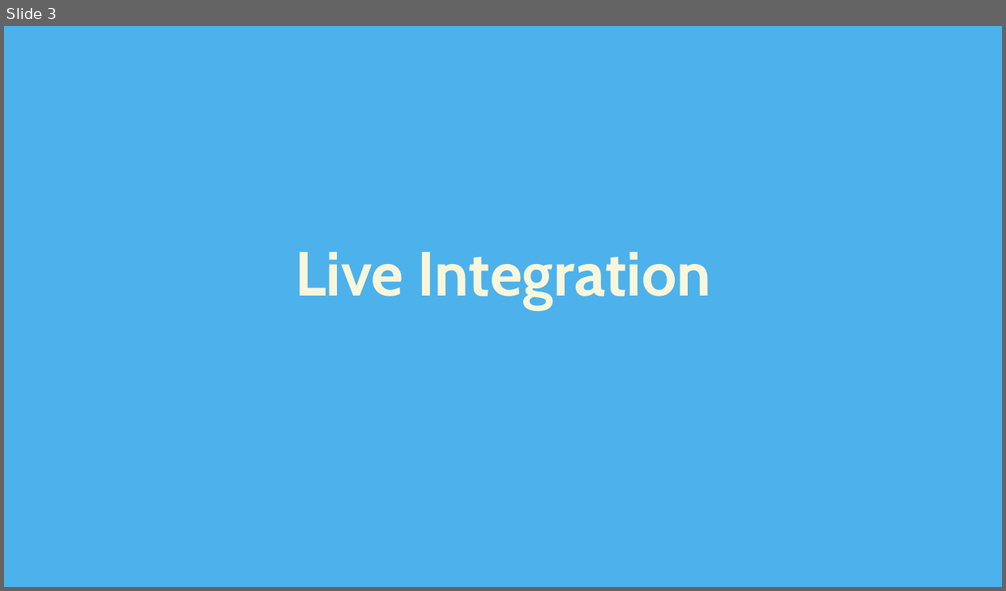
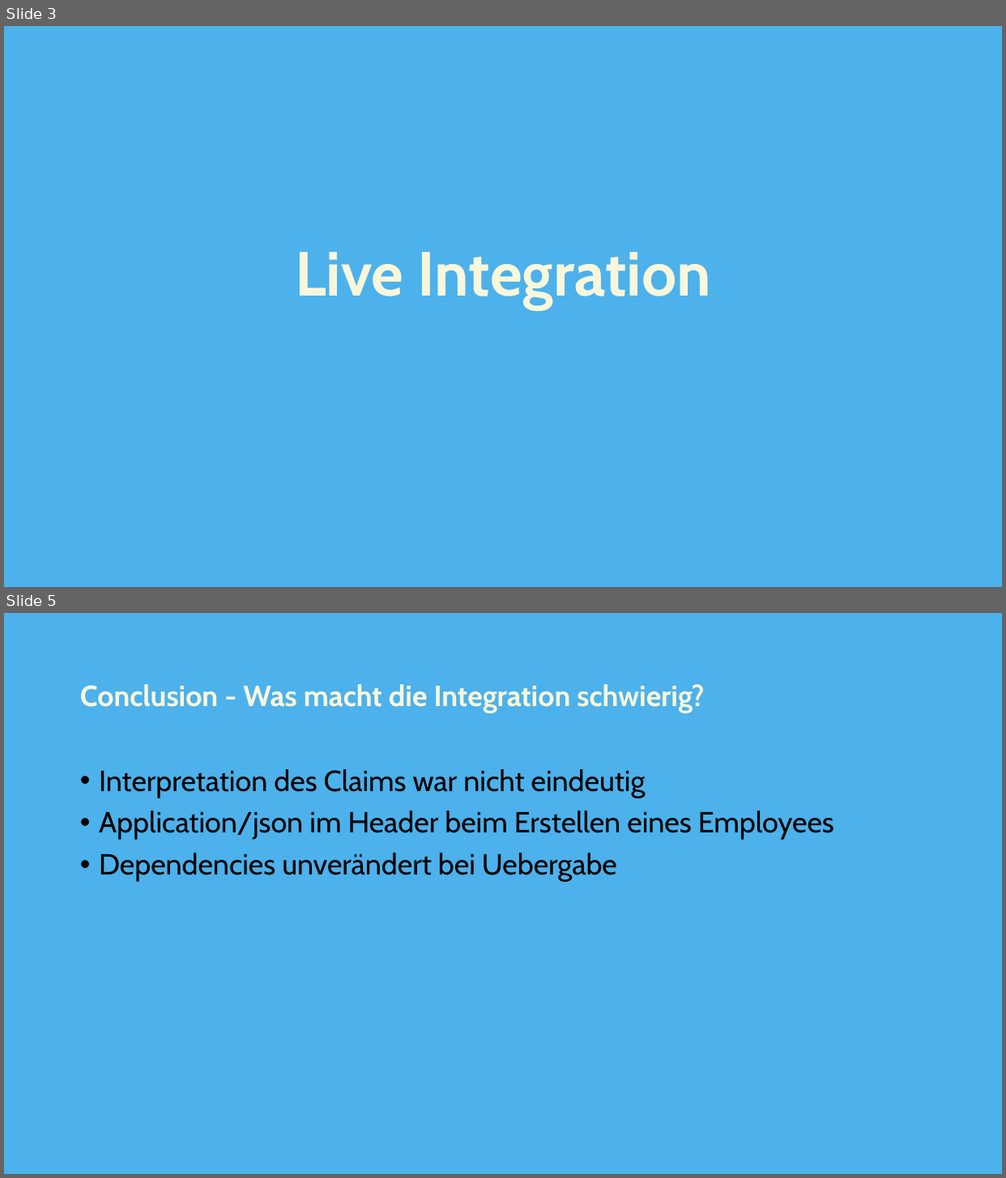
Before and after one commit to swaechter/fhnw-wodss, a slide deck: doc/Prasentation2.pptx. Shown one above the other, each under a label of ours: slide 3 before the commit, slides 3 and 5 after it; the slides between them are not shown. The pictures are 1006x591 and 1006x1178 pixels, drawn with LibreOffice and Linux fonts; fonts in the diff are those of the drawing. Boxes give left, top, right and bottom in pixels: in the first picture for what was removed or moved away, otherwise in the second. Text is boxed around its words. In the diff, an @@ line names an element or a change of style, - is before the commit and + after.

```diff
--- a/doc/Prasentation2.pptx
+++ b/doc/Prasentation2.pptx
@@ slide 5 added at (4, 613, 1002, 1174), background #4DB1EB @@
@@ title added at (80, 684, 704, 713), 28 pt, text #F8F7DC, bold @@
+Conclusion - Was macht die Integration schwierig?
@@ text added at (99, 769, 834, 882), 28 pt, text #000000 @@
+• Interpretation des Claims war nicht eindeutig
+• Application/json im Header beim Erstellen eines Employees
+• Dependencies unverändert bei Uebergabe
```
Also in this commit, not shown: 2 slides changed, 2 slides removed.
